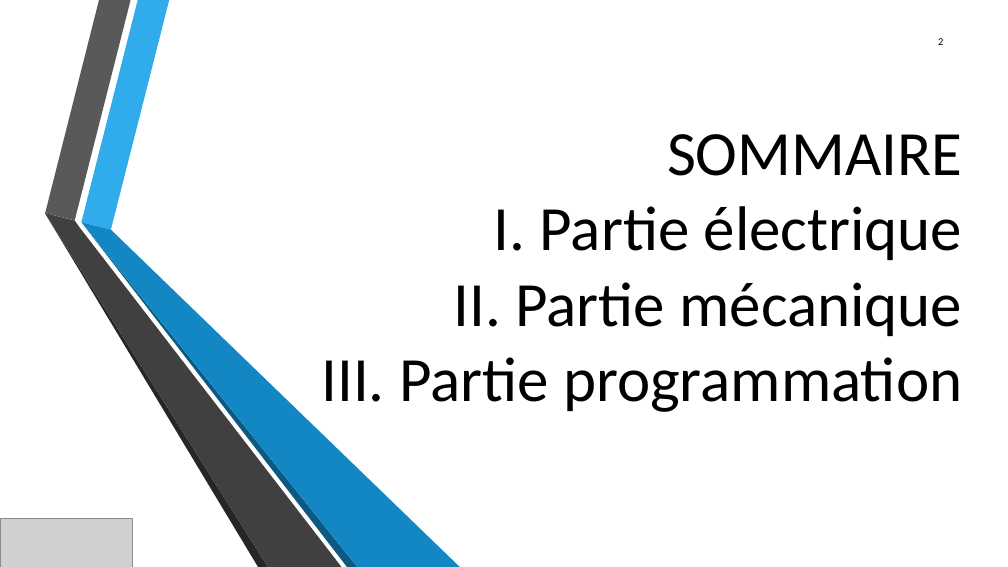
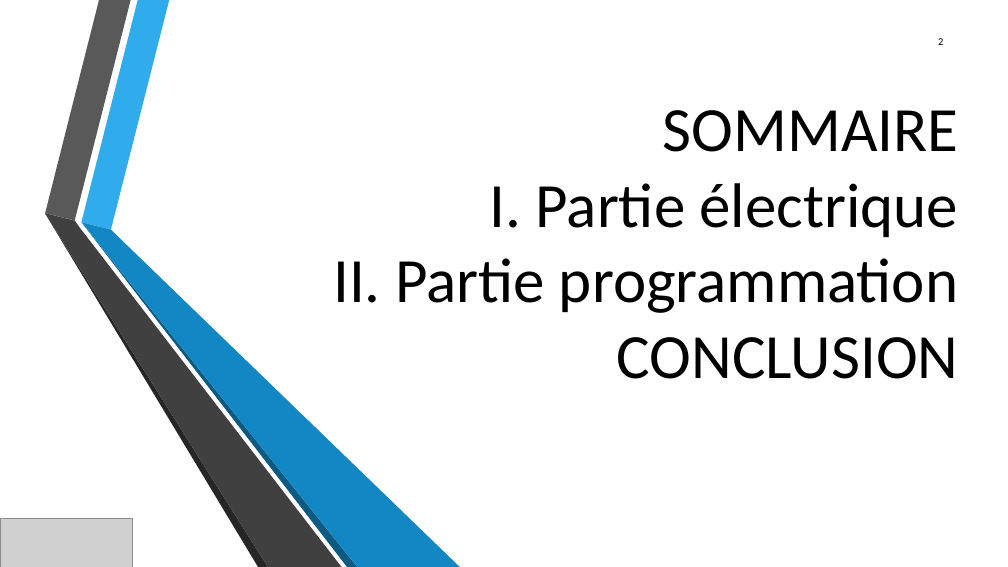
Before and after one commit to JeanSOUDIER/Bas-Niveau, a slide deck: slide 2 of Projet électif.pptx. Drawn at 1008x567 pixels with LibreOffice and Linux fonts; fonts in the diff are those of the drawing; grey boxes stand for pictures; background and template pictures are left out. Boxes give left, top, right and bottom in pixels: in the first picture for what was removed or moved away, otherwise in the second. Text is boxed around its words. In the diff, an @@ line names an element or a change of style, - is before the commit and + after.

```diff
--- a/Projet électif.pptx
+++ b/Projet électif.pptx
@@ title at (333,110,959,379): text changed @@
-SOMMAIRE
-I. Partie électrique
-II. Partie mécanique
-III. Partie programmation
+SOMMAIRE
+I. Partie électrique
+II. Partie programmation
+CONCLUSION
```
Also in this commit, not shown: 5 other slides changed, 5 slides added, 6 slides removed.
